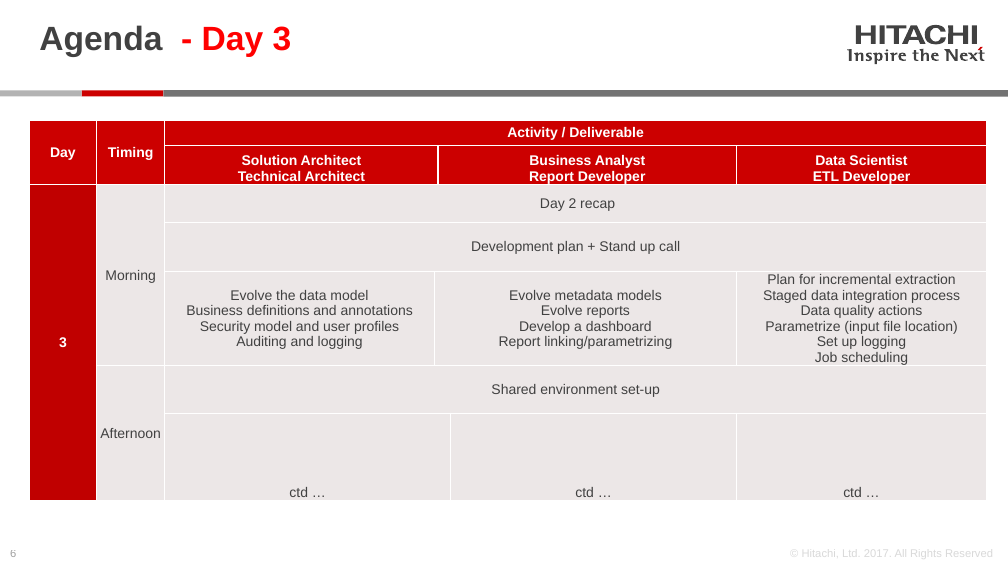
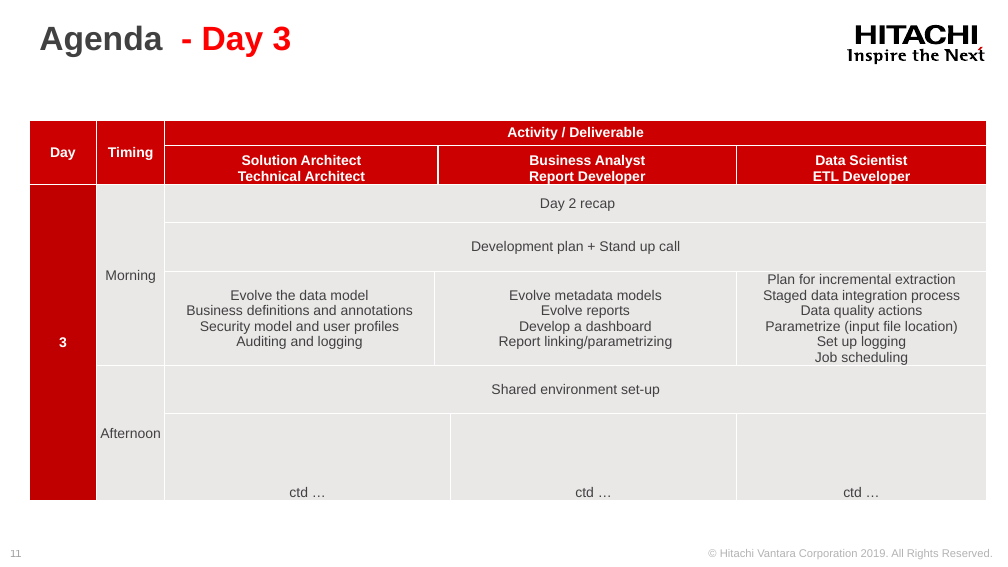
Before and after one commit to jporeilly/Partner-Workshop, a slide deck: slide 11 of Day3/Presentation/Hitachi Vantara - Pentaho Partner - Day 3.pptx (slide 6 before the commit). Drawn at 1008x567 pixels with LibreOffice and Linux fonts; fonts in the diff are those of the drawing. Boxes give left, top, right and bottom in pixels: in the first picture for what was removed or moved away, otherwise in the second. Text is boxed around its words. In the diff, an @@ line names an element or a change of style, - is before the commit and + after.

```diff
--- a/Day3/Presentation/Hitachi Vantara - Pentaho Partner - Day 3.pptx
+++ b/Day3/Presentation/Hitachi Vantara - Pentaho Partner - Day 3.pptx
@@ fill #414141 to #000000 in 22 elements at (x1=949, y1=25, x2=969, y2=43), (x1=886, y1=25, x2=906, y2=43), (x1=902, y1=25, x2=925, y2=43), (x1=972, y1=25, x2=977, y2=43), (x1=856, y1=25, x2=876, y2=43), (x1=880, y1=25, x2=885, y2=43), (x1=924, y1=25, x2=946, y2=44), (x1=847, y1=49, x2=852, y2=61), (x1=854, y1=52, x2=863, y2=60), (x1=866, y1=52, x2=872, y2=60), (x1=873, y1=52, x2=883, y2=65), (x1=884, y1=52, x2=888, y2=60), (x1=886, y1=49, x2=889, y2=51), (x1=890, y1=52, x2=897, y2=60), (x1=898, y1=52, x2=906, y2=60), (x1=919, y1=48, x2=928, y2=60), (x1=931, y1=52, x2=939, y2=60), (x1=912, y1=50, x2=918, y2=61), (x1=944, y1=49, x2=958, y2=61), (x1=960, y1=52, x2=968, y2=60), (x1=979, y1=50, x2=985, y2=61), (x1=968, y1=52, x2=978, y2=60) @@
@@ rectangle added at (x1=0, y1=88, x2=1008, y2=106), fill #FFFFFF @@
@@ rectangle removed at (x1=82, y1=91, x2=163, y2=97) @@
@@ page number at (x1=10, y1=550, x2=22, y2=557): text changed @@
-6
+11
@@ text at (x1=720, y1=549, x2=993, y2=559): text changed; text colour #B3B3B3 at 50% opacity to #B3B3B3 @@
-© Hitachi, Ltd. 2017. All Rights Reserved
+© Hitachi Vantara Corporation 2019. All Rights Reserved.
```
Also in this commit, not shown: 8 other slides changed, 4 slides added, 2 other files.
